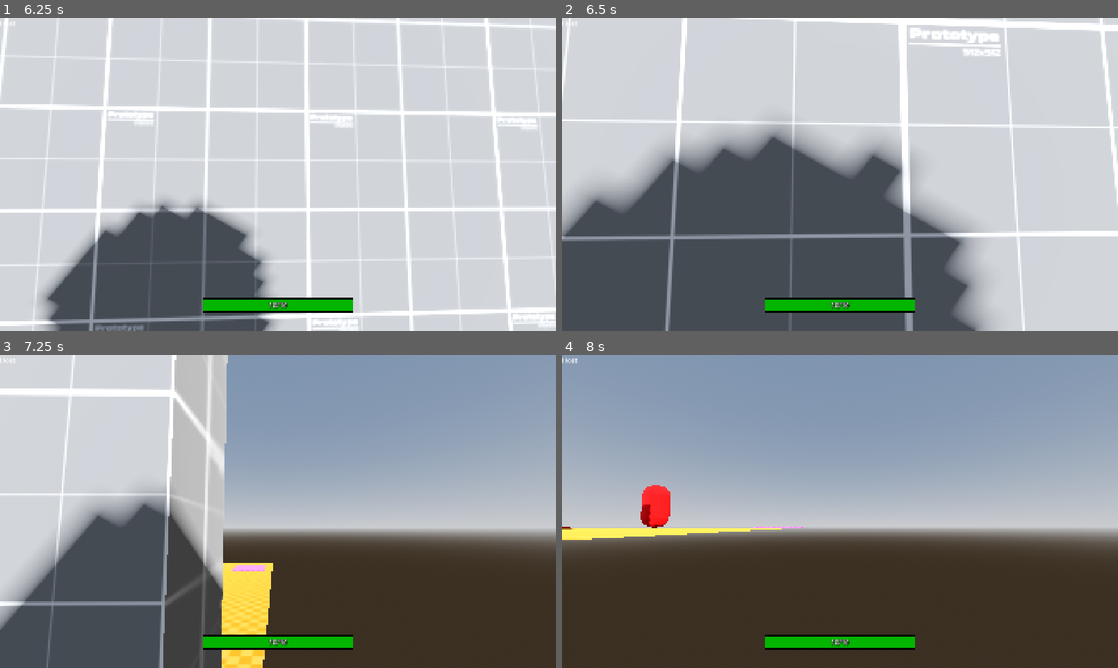
Above: before the commit, frames 1-4 (two rows, left to right).
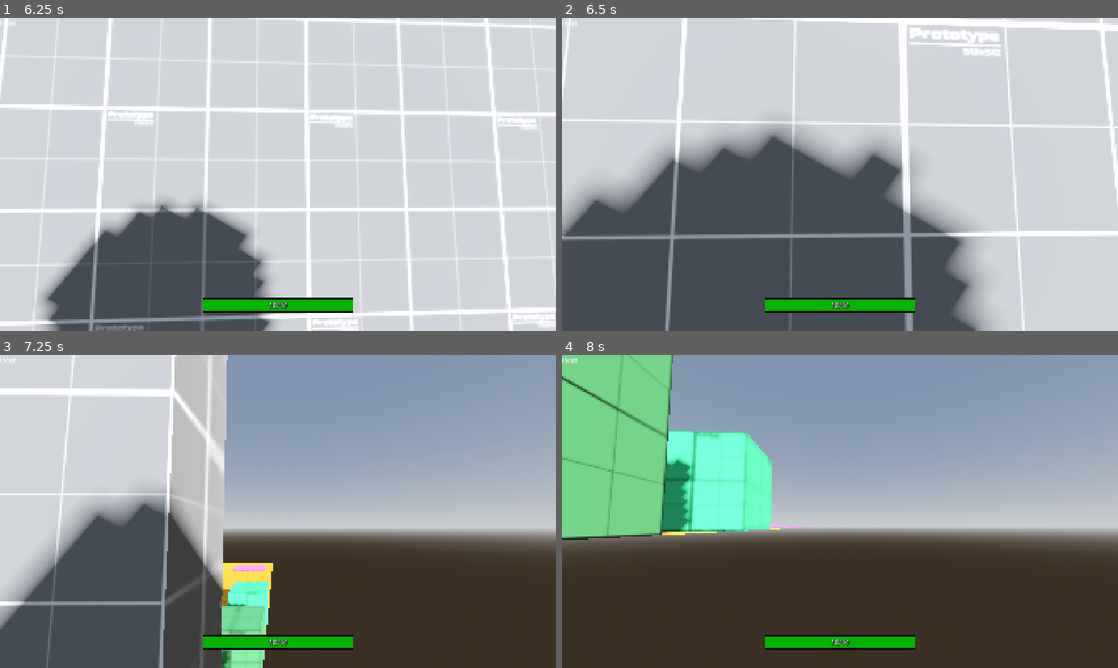
Above: after the commit, the same moments.

Repository: Arox315/Horror-Game
Game: Godot game, scene res://stages/playground/playground.tscn
The game is run twice, just before and just after one commit, with the same random seed, the same clock (stepped at 60 frames per second) and the same inputs. The project has no main scene, so this scene is started directly.
Inputs (mouse positions are in pixels of both pictures, inside the frame that each line leads up to):
- Up to frame 1 (6.25 s): tap Enter at 0.5 s; move the mouse to (400, 158) at 0.52 s; hold D (right) 0.53-1.25 s; tap E (interact) at 0.6, 2.1, 2.85, 3.6, 4.35, 5.1, 5.85 s; click (400, 158) at 0.67 s; tap Space (jump) at 0.77, 2.27, 3.77, 4.52, 5.27 s; click "Host game" at 1.25 s; move the mouse to (166, 190) at 2.02 s; hold S (back) 2.03-2.78 s; move the mouse to (333, 105) at 2.77 s; hold D (right) 2.78-3.53 s; move the mouse to (250, 237) at 3.52 s; hold W (forward) from 3.53 s (still down); click (250, 237) at 3.67 s; move the mouse to (316, 177) at 4.27 s; move the mouse to (233, 171) at 5.02 s; move the mouse to (283, 174) at 5.77 s
- Up to frame 2 (6.5 s): keep holding W (forward)
- Up to frame 3 (7.25 s): move the mouse to (255, 505) at 6.52 s; release W (forward) at 6.53 s; hold D (right) from 6.53 s (still down); tap E (interact) at 6.6 s; tap Space (jump) at 6.77 s
- Up to frame 4 (8 s): move the mouse to (867, 511) at 7.27 s; release D (right) at 7.28 s; hold W (forward) from 7.28 s (still down); tap E (interact) at 7.35 s; tap Space (jump) at 7.52 s

Frame 1 is identical in both runs. In frame 2, less than 0.1% of the frame differs, in the area x 69-76%, y 69-71%; in frame 3, 1.8%; in frame 4, 17%, in the area x 0-40%, y 0-60%.

Commit message:
feat: Add passive health regeneration effect

Diff:
--- a/common/components/effects_component/effect_banner/effect_banner.gd
+++ b/common/components/effects_component/effect_banner/effect_banner.gd
@@ -16,6 +16,7 @@
 @export var is_endless: bool
 @export var is_reversed: bool
 @export var regenerates_stacks: bool
+@export var is_permanent: bool
 
 @onready var icon: TextureRect = $InnerPanelWrapper/InnerPanel/Icon
 @onready var diminished_overlay: ColorRect = $InnerPanelWrapper/InnerPanel/DiminishedOverlay
@@ -73,7 +74,12 @@
 
 
 func _update_display(new_stacks: int) -> void:
-	if new_stacks <= 0: return
+	if new_stacks <= 0:
+		if is_permanent: visible = false
+		return
+
+	if not visible: visible = true
+
 	label.text = str(new_stacks)
 	current_stacks = new_stacks
 
--- a/common/components/effects_component/effect_banner/effect_banner.tscn
+++ b/common/components/effects_component/effect_banner/effect_banner.tscn
@@ -1,7 +1,8 @@
 [gd_scene load_steps=3 format=3 uid="uid://b3xismmir0wg6"]
 
 [ext_resource type="Script" uid="uid://dtp8cmndps4xm" path="res://common/components/effects_component/effect_banner/effect_banner.gd" id="1_4qtbp"]
-[ext_resource type="Texture2D" uid="uid://qxxd5w4w1tss" path="res://assets/icons/effects/accelerating_move_speed_icon.png" id="2_ivpa3"]
+
+[sub_resource type="PlaceholderTexture2D" id="PlaceholderTexture2D_4b8cn"]
 
 [node name="EffectBanner" type="Control"]
 custom_minimum_size = Vector2(64, 64)
@@ -41,7 +42,7 @@
 offset_bottom = 60.0
 grow_horizontal = 2
 grow_vertical = 2
-texture = ExtResource("2_ivpa3")
+texture = SubResource("PlaceholderTexture2D_4b8cn")
 expand_mode = 1
 
 [node name="DiminishedOverlay" type="ColorRect" parent="InnerPanelWrapper/InnerPanel"]
--- a/common/components/health_component/health_component.gd
+++ b/common/components/health_component/health_component.gd
@@ -41,6 +41,7 @@
 ## Adds [param amount] to [member current_health]
 func heal(amount: int) -> void:
 	if amount <= 0: return
+	if current_health >= max_health: return
 	current_health += amount
 	ServerRequests.send_emit_signal_global_request(self, healed, amount)
 	print("[%s] Healed for: %d" % [owner, amount])
--- a/common/effects/effect.gd
+++ b/common/effects/effect.gd
@@ -26,6 +26,9 @@
 ## If true, when the timer reaches 0 the entire effect ends immediately.
 ## If false, stacks expire one-by-one (each expiration removes a stack).
 @export var expire_all_at_once: bool = false
+## If true, the effect is not lost on reaching 0 stacks. Instead it goes on cooldown specified by
+## [member reapply_cooldown] after which new stacks can be gained again.
+@export var is_permanent: bool = false
 
 @export_group("Stack Rate Limits")
 ## Maximum stacks that can be lost within a given time window.
@@ -81,6 +84,7 @@
 var default_value: float
 var target: Node3D
 var _is_on_cooldown: bool = false
+var _cooldown_timer: Timer = Timer.new()
 
 var _recent_stacks_lost_count: int = 0:
 	set(value): _recent_stacks_lost_count= clampi(value, 0, max_stack_loss_per_window)
@@ -117,6 +121,13 @@
 	add_child(_increment_timer)
 	add_child(_decrement_timer)
 
+	_cooldown_timer.autostart = false
+	_cooldown_timer.one_shot = true
+	_cooldown_timer.name = "CooldownTimer"
+	_cooldown_timer.timeout.connect(set_off_cooldown)
+
+	add_child(_cooldown_timer)
+
 
 func _ready() -> void:
 	if not target: printerr("No target for effect: ", self)
@@ -160,8 +171,11 @@
 		decrement_stack()
 
 	if current_stacks <= 0:
-		print("[%s] Effect %s has finished" % [target, name])
-		_delete_effect()
+		if is_permanent:
+			toggle_cooldown()
+		else:
+			print("[%s] Effect %s has finished" % [target, name])
+			_delete_effect()
 
 
 func _process_reversed(delta: float) -> void:
@@ -177,7 +191,6 @@
 
 
 func increment_stack(amount: int = 1) -> void:
-	if _is_on_cooldown: return
 	if not can_gain_while_active: return
 	if _is_increment_locked: return
 
@@ -197,7 +210,6 @@
 
 
 func decrement_stack(amount: int = 1) -> void:
-	if _is_on_cooldown: return
 	if _is_decrement_locked: return
 	if _decrement_timer.time_left != 0.0: return
 
@@ -217,11 +229,15 @@
 
 
 func end_effect() -> void:
-	print("[%s] Effect %s has been removed" % [target, name])
-	_delete_effect()
+	if is_permanent:
+		decrement_stack()
+	else:
+		print("[%s] Effect %s has been removed" % [target, name])
+		_delete_effect()
 
 
 func add_effect(stack_amount: int = 1) -> void:
+	if _is_on_cooldown: return
 	if not can_gain_from_source_reapply: return
 	increment_stack(stack_amount)
 
@@ -234,6 +250,20 @@
 func set_decrement_lock(value: bool) -> void:
 	ServerRequests.send_emit_signal_global_request(self, locked, value)
 	_is_decrement_locked = value
+
+
+func set_on_cooldown() -> void:
+	_is_on_cooldown = true
+
+
+func set_off_cooldown() -> void:
+	_is_on_cooldown = false
+	if is_permanent: increment_stack()
+
+
+func toggle_cooldown() -> void:
+	set_on_cooldown()
+	_cooldown_timer.start(reapply_cooldown)
 
 
 func _delete_effect() -> void:
@@ -261,6 +291,7 @@
 	effect_banner.is_endless = is_endless
 	effect_banner.is_reversed = is_reversed
 	effect_banner.regenerates_stacks = regenerates_stacks
+	effect_banner.is_permanent = is_permanent
 	stack_gained.connect(effect_banner.update_display)
 	stack_lost.connect(effect_banner.update_display)
 	finished.connect(effect_banner.delete)
--- /dev/null
+++ b/common/effects/passive_health_regeneration/passive_health_regeneration.gd
@@ -0,0 +1,39 @@
+class_name HealthRegeneration
+extends Effect
+
+var target_health_component: HealthComponent
+
+
+func _ready() -> void:
+	target_health_component = target.get_node_or_null("HealthComponent")
+	if target_health_component:
+		target_health_component.damaged.connect(_handle_damaged)
+	super()
+
+
+func update_effect() -> void:
+	pass
+
+
+var elapsed: float = 0.0
+func apply_effect(delta: float) -> void:
+	if not target_health_component: return
+
+	elapsed += delta
+
+	if elapsed >= tick_interval:
+		target_health_component.heal(int(amount_per_stack))
+		elapsed = 0.0
+
+
+func on_finished() -> void:
+	pass
+
+
+func on_deleted() -> void:
+	pass
+
+
+func _handle_damaged(_amount: int) -> void:
+	toggle_cooldown()
+	decrement_stack()
--- /dev/null
+++ b/common/effects/passive_health_regeneration/passive_health_regeneration.tscn
@@ -0,0 +1,12 @@
+[gd_scene load_steps=3 format=3 uid="uid://cpnjntmo3juq1"]
+
+[ext_resource type="Script" uid="uid://shckgl4y7n2c" path="res://common/effects/passive_health_regeneration/passive_health_regeneration.gd" id="1_b2q8g"]
+[ext_resource type="Texture2D" uid="uid://dqed818nlr5pb" path="res://assets/icons/effects/health_regeneration_icon.png" id="2_rcggp"]
+
+[node name="PassiveHealthRegeneration" type="Node"]
+script = ExtResource("1_b2q8g")
+is_endless = true
+is_permanent = true
+is_ticking = true
+reapply_cooldown = 5.0
+icon = ExtResource("2_rcggp")
--- a/globals/autoloads/effects_table.gd
+++ b/globals/autoloads/effects_table.gd
@@ -3,11 +3,13 @@
 enum Effects {
 	ACCELERATING_MOVE_SPEED,
 	BONUS_JUMP_HEIGHT,
+	PASSIVE_HEALTH_REGENERATION,
 	TEST01
 }
 
 const TABLE: Dictionary = {
 	Effects.ACCELERATING_MOVE_SPEED: preload("uid://dga6hld40vbyn"),
 	Effects.BONUS_JUMP_HEIGHT: preload("uid://bwtwbvcujr4d8"),
+	Effects.PASSIVE_HEALTH_REGENERATION: preload("uid://cpnjntmo3juq1"),
 	Effects.TEST01: preload("uid://dgjqlisdvkwyi")
 }
--- a/stages/playground/playground.tscn
+++ b/stages/playground/playground.tscn
@@ -213,6 +213,56 @@
 
 [sub_resource type="BoxShape3D" id="BoxShape3D_7h8id"]
 size = Vector3(2, 2, 2)
+
+[sub_resource type="StandardMaterial3D" id="StandardMaterial3D_ndv58"]
+albedo_color = Color(0.36078432, 0.49019608, 0.8784314, 1)
+albedo_texture = ExtResource("11_7h8id")
+uv1_offset = Vector3(0.5, 0.5, 0)
+uv1_triplanar = true
+
+[sub_resource type="GDScript" id="GDScript_o71dx"]
+script/source = "extends InteractableObject
+
+
+func _on_interacted(body:Variant, _sender: InteractableTrigger) -> void:
+	ServerRequests.send_add_effect_request(body, EffectsTable.Effects.ACCELERATING_MOVE_SPEED)
+"
+
+[sub_resource type="BoxShape3D" id="BoxShape3D_x0fsn"]
+size = Vector3(1.1, 1.1, 1.1)
+
+[sub_resource type="StandardMaterial3D" id="StandardMaterial3D_o71dx"]
+albedo_color = Color(0.32156864, 0.64705884, 0.3764706, 1)
+albedo_texture = ExtResource("11_7h8id")
+uv1_offset = Vector3(0.5, 0.5, 0)
+uv1_triplanar = true
+
+[sub_resource type="GDScript" id="GDScript_x0fsn"]
+script/source = "extends InteractableObject
+
+
+func _on_interacted(body:Variant, _sender: InteractableTrigger) -> void:
+	ServerRequests.send_add_effect_request(body, EffectsTable.Effects.BONUS_JUMP_HEIGHT)
+"
+
+[sub_resource type="BoxShape3D" id="BoxShape3D_eyhu8"]
+size = Vector3(1.1, 1.1, 1.1)
+
+[sub_resource type="StandardMaterial3D" id="StandardMaterial3D_x0fsn"]
+albedo_color = Color(0.27450982, 0.88235295, 0.56078434, 1)
+albedo_texture = ExtResource("11_7h8id")
+uv1_offset = Vector3(0.5, 0.5, 0)
+uv1_triplanar = true
+
+[sub_resource type="GDScript" id="GDScript_eyhu8"]
+script/source = "extends InteractableObject
+
+func _on_interacted(body:Variant, _sender: InteractableTrigger) -> void:
+	ServerRequests.send_add_effect_request(body, EffectsTable.Effects.PASSIVE_HEALTH_REGENERATION)
+"
+
+[sub_resource type="BoxShape3D" id="BoxShape3D_4vqsl"]
+size = Vector3(1.1, 1.1, 1.1)
 
 [sub_resource type="StandardMaterial3D" id="StandardMaterial3D_iapem"]
 albedo_texture = ExtResource("2_4y8jm")
@@ -483,6 +533,39 @@
 transform = Transform3D(1, 0, 0, 0, 1, 0, 0, 0, 1, 0, 1, 0)
 shape = SubResource("BoxShape3D_7h8id")
 
+[node name="AccMoveSpeedEffectSetter" type="CSGBox3D" parent="Room2"]
+transform = Transform3D(-4.371139e-08, 0, -1, 0, 1, 0, 1, 0, -4.371139e-08, 7, 0.5, 6)
+material = SubResource("StandardMaterial3D_ndv58")
+script = SubResource("GDScript_o71dx")
+prompt_message = "Press [{str}] to gain Accelerating Move Speed effect"
+
+[node name="InteractableTrigger" parent="Room2/AccMoveSpeedEffectSetter" instance=ExtResource("4_ruau5")]
+
+[node name="TriggerArea" parent="Room2/AccMoveSpeedEffectSetter/InteractableTrigger" index="0"]
+shape = SubResource("BoxShape3D_x0fsn")
+
+[node name="BonusJumoHeightEffectSetter" type="CSGBox3D" parent="Room2"]
+transform = Transform3D(-4.371139e-08, 0, -1, 0, 1, 0, 1, 0, -4.371139e-08, 7, 0.5, 4)
+material = SubResource("StandardMaterial3D_o71dx")
+script = SubResource("GDScript_x0fsn")
+prompt_message = "Press [{str}] to gain Bonus Jump Height effect"
+
+[node name="InteractableTrigger" parent="Room2/BonusJumoHeightEffectSetter" instance=ExtResource("4_ruau5")]
+
+[node name="TriggerArea" parent="Room2/BonusJumoHeightEffectSetter/InteractableTrigger" index="0"]
+shape = SubResource("BoxShape3D_eyhu8")
+
+[node name="PassiveHealthRegenerationEffectSetter" type="CSGBox3D" parent="Room2"]
+transform = Transform3D(-4.371139e-08, 0, -1, 0, 1, 0, 1, 0, -4.371139e-08, 7, 0.5, 2)
+material = SubResource("StandardMaterial3D_x0fsn")
+script = SubResource("GDScript_eyhu8")
+prompt_message = "Press [{str}] to gain Passive Health Regeneration effect"
+
+[node name="InteractableTrigger" parent="Room2/PassiveHealthRegenerationEffectSetter" instance=ExtResource("4_ruau5")]
+
+[node name="TriggerArea" parent="Room2/PassiveHealthRegenerationEffectSetter/InteractableTrigger" index="0"]
+shape = SubResource("BoxShape3D_4vqsl")
+
 [node name="Room3" type="Node3D" parent="."]
 transform = Transform3D(1, 0, 0, 0, 1, 0, 0, 0, 1, 0, 0, 15)
 
@@ -575,5 +658,8 @@
 [editable path="Room1/Teleporter/InteractableTrigger"]
 [editable path="Room2/DoubleDoors/InteractableTrigger"]
 [editable path="Room2/DoubleDoors/InteractableTrigger2"]
+[editable path="Room2/AccMoveSpeedEffectSetter/InteractableTrigger"]
+[editable path="Room2/BonusJumoHeightEffectSetter/InteractableTrigger"]
+[editable path="Room2/PassiveHealthRegenerationEffectSetter/InteractableTrigger"]
 [editable path="Room3/TestHealInteractable/InteractableTrigger"]
 [editable path="Room3/TestDamageInteractable/InteractableTrigger"]
Binary file changed: assets/icons/effects/accelerating_move_speed_icon.png
Not shown, changed: assets/icons/effects/accelerating_move_speed_icon.png.import
Binary file changed: assets/icons/effects/bonus_jump_height_icon.png
Not shown, changed: assets/icons/effects/bonus_jump_height_icon.png.import
Binary file added: assets/icons/effects/health_regeneration_icon.png
Not shown, added: assets/icons/effects/health_regeneration_icon.png.import
Not shown: 2 places in common/components/health_component/health_component.tscn that only renumber resources
Not shown: 1 places in common/effects/accelerating_move_speed/accelerating_move_speed.tscn that only renumber resources
Not shown: 1 places in common/effects/bonus_jump_height/bonus_jump_height.tscn that only renumber resources
Not shown, added: common/effects/passive_health_regeneration/passive_health_regeneration.gd.uid
Not shown: 1 places in stages/playground/playground.tscn that only renumber resources
